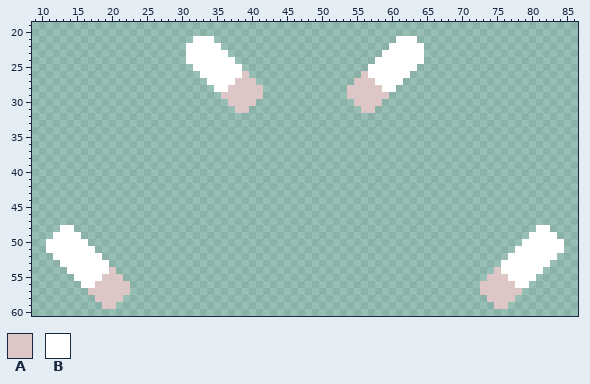
A sprite sheet gets an edit: assets/sprites/units/helicopters/skath-cell.png. This is how it looked before the edit.
The file is 96x96 pixels. Shown: x 9..86, y 19..60.
Palette (. is transparent): A #dcc6c6  B #ffffff
Pixels before (only the part around the change), first column x 9:
34 ..............................................................................
35 ..............................................................................
36 ..............................................................................
37 ..............................................................................
38 ..............................................................................
39 ..............................................................................
40 ..............................................................................
41 ..............................................................................
42 ..............................................................................
43 ..............................................................................
44 ..............................................................................
45 ..............................................................................
46 ..............................................................................
47 ..............................................................................
48 ....BB..................................................................BB....
49 ...BBBB................................................................BBBB...
50 ..BBBBBB..............................................................BBBBBB..
51 ..BBBBBBB............................................................BBBBBBB..
52 ...BBBBBBB..........................................................BBBBBBB...
53 ....BBBBBBB........................................................BBBBBBB....
54 .....BBBBBBA......................................................ABBBBBB.....
55 ......BBBBAAA....................................................AAABBBB......
56 .......BBAAAAA..................................................AAAAABB.......
57 ........AAAAAA..................................................AAAAAA........
58 .........AAAA....................................................AAAA.........
59 ..........AA......................................................AA..........
60 ..............................................................................
After the commit:
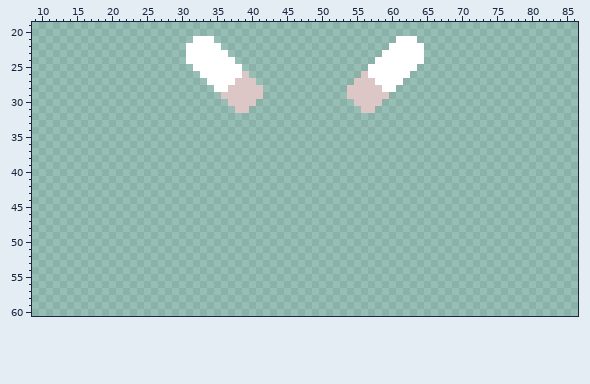
From old to new:
Colour A is removed in row 54 at x 20 and 75; in row 55 at x 19 to 21 and 74 to 76; in row 56 at x 18 to 22 and 73 to 77; in row 57 at x 17 to 22 and 73 to 78; in row 58 at x 18 to 21 and 74 to 77; in row 59 at x 19 to 20 and 75 to 76.
Colour B is removed in row 48 at x 13 to 14 and 81 to 82; in row 49 at x 12 to 15 and 80 to 83; in row 50 at x 11 to 16 and 79 to 84; in row 51 at x 11 to 17 and 78 to 84; in row 52 at x 12 to 18 and 77 to 83; in row 53 at x 13 to 19 and 76 to 82.
Colour B is removed in row 54 at x 14 to 19 and 76 to 81; in row 55 at x 15 to 18 and 77 to 80; in row 56 at x 16 to 17 and 78 to 79.
